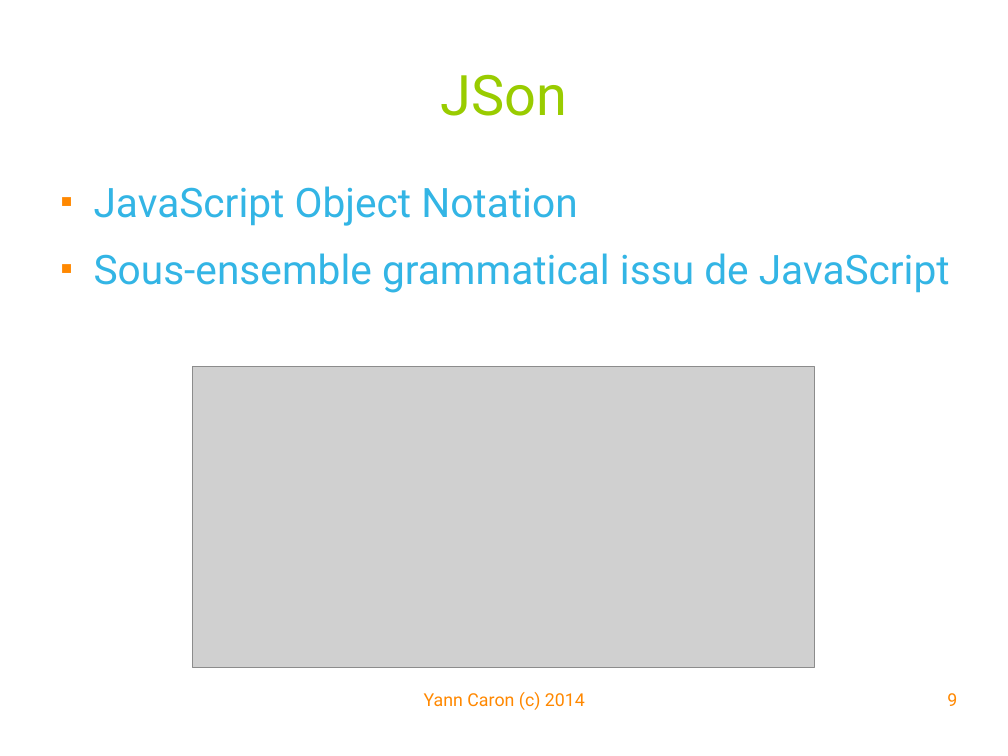
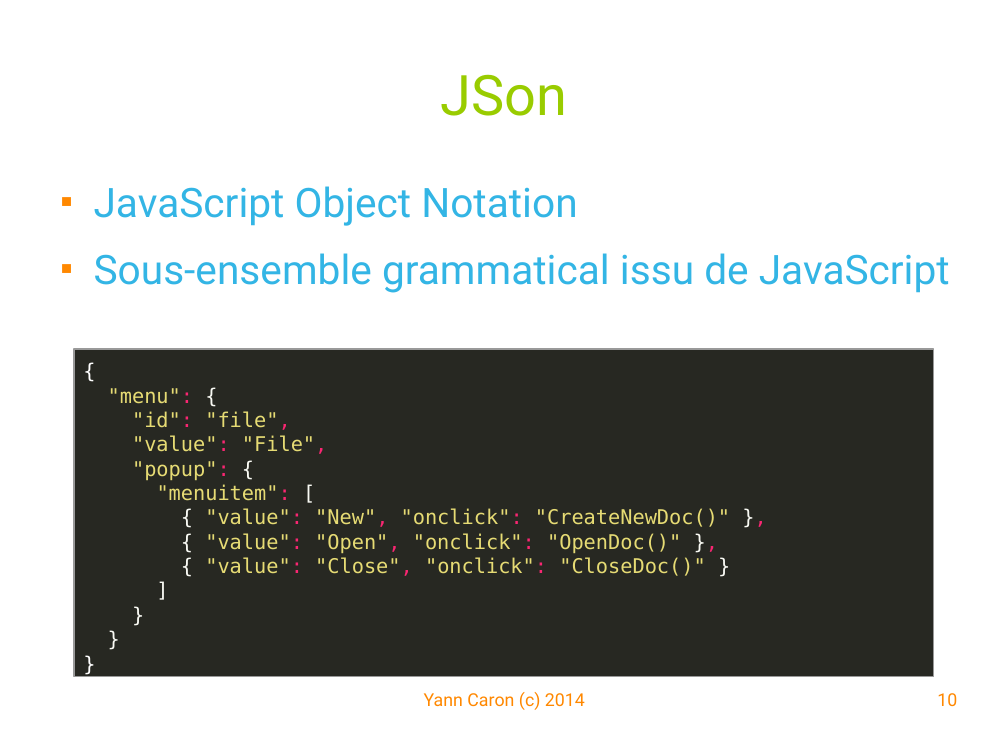
Before and after one commit to YannCaron/Android-ENSG, a slide deck: slide 10 of 09 - WebServices.odp (slide 9 before the commit). Drawn at 1008x756 pixels with LibreOffice and Linux fonts; fonts in the diff are those of the drawing; grey boxes stand for pictures; background and template pictures are left out. Boxes give left, top, right and bottom in pixels: in the first picture for what was removed or moved away, otherwise in the second. Text is boxed around its words. In the diff, an @@ line names an element or a change of style, - is before the commit and + after.

```diff
--- a/09 - WebServices.odp
+++ b/09 - WebServices.odp
@@ rectangle added at (x1=74, y1=349, x2=934, y2=677), fill #272822, outline #999999 0.99 pt, 16 pt, text #E6DB74 @@
+{
+"menu": {
+"id": "file",
+"value": "File",
+"popup": {
+"menuitem": [
+{ "value": "New", "onclick": "CreateNewDoc()" },
+{ "value": "Open", "onclick": "OpenDoc()" },
+{ "value": "Close", "onclick": "CloseDoc()" }
+]
+}
+}
+}
@@ picture removed at (x1=193, y1=367, x2=815, y2=668) @@
@@ page number at (x1=937, y1=693, x2=957, y2=706): text changed @@
-9
+10
```
Also in this commit, not shown: 2 other slides changed, 4 slides added, 1 slide removed, 1 other file.
